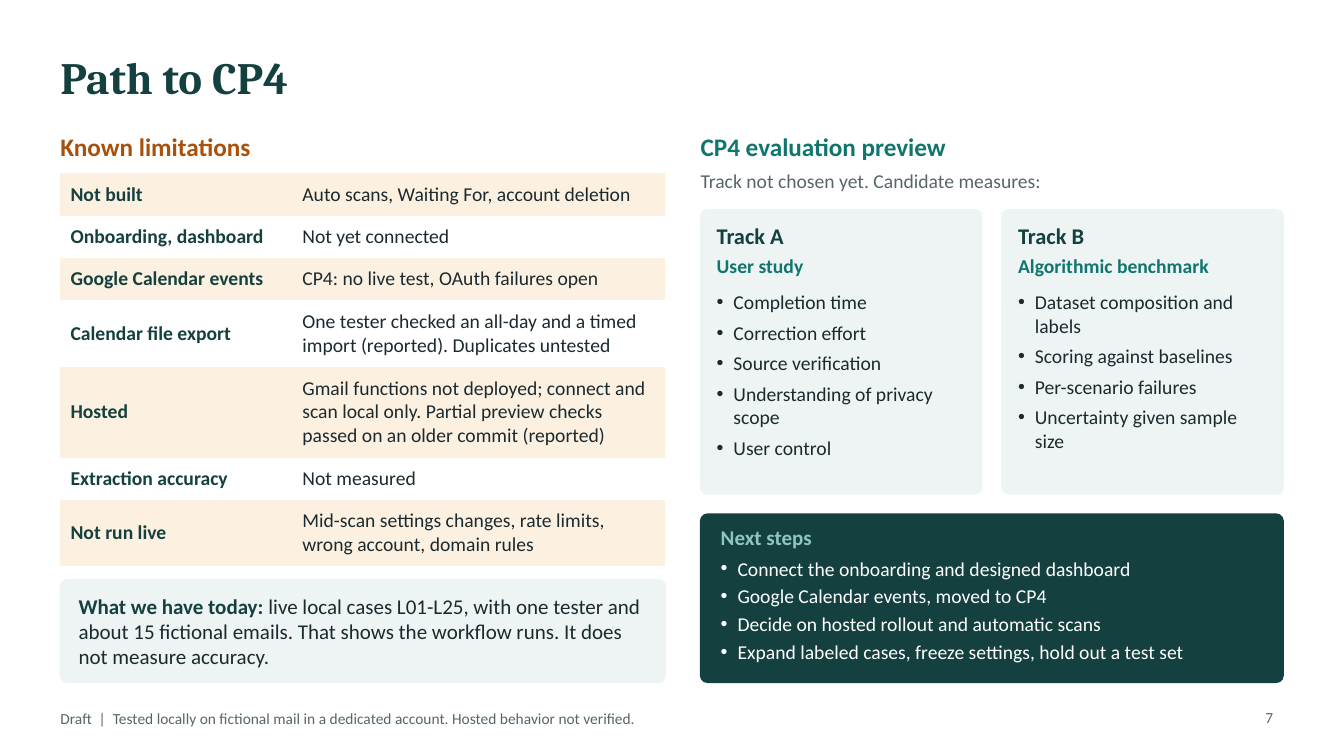
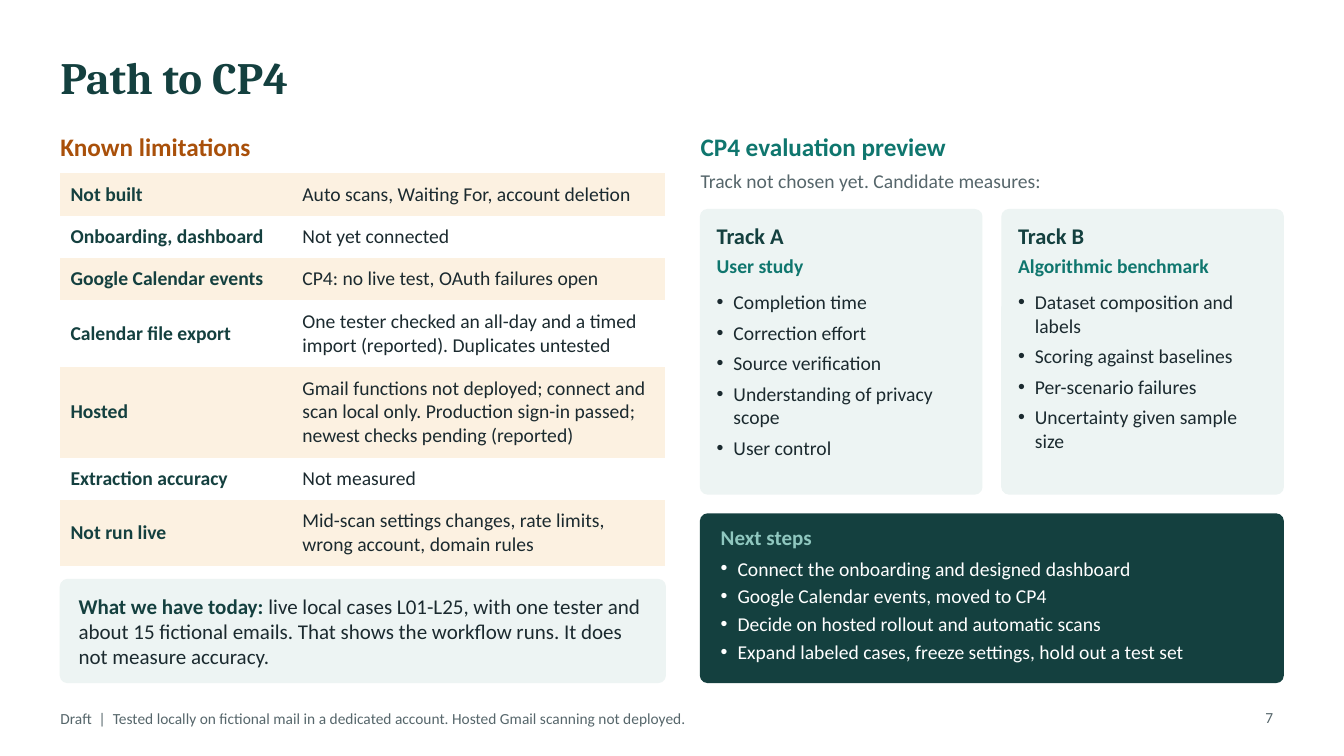
Before and after one commit to saniashah012/InboxToTask, a slide deck: slide 7 of Checkpoint 3/docs/InboxToTask-CP3-presentation-draft.pptx. Drawn at 1344x756 pixels with LibreOffice and Linux fonts; fonts in the diff are those of the drawing. Boxes give left, top, right and bottom in pixels: in the first picture for what was removed or moved away, otherwise in the second. Text is boxed around its words. In the diff, an @@ line names an element or a change of style, - is before the commit and + after.

```diff
--- a/Checkpoint 3/docs/InboxToTask-CP3-presentation-draft.pptx
+++ b/Checkpoint 3/docs/InboxToTask-CP3-presentation-draft.pptx
@@ table at box(60, 173, 665, 559) @@
-row 5, column 2: Gmail functions not deployed; connect and scan local only. Partial preview checks passed on an older commit (reported)
+row 5, column 2: Gmail functions not deployed; connect and scan local only. Production sign-in passed; newest checks pending (reported)
@@ text at box(60, 713, 685, 727): text changed @@
-Draft | Tested locally on fictional mail in a dedicated account. Hosted behavior not verified.
+Draft | Tested locally on fictional mail in a dedicated account. Hosted Gmail scanning not deployed.
```
Also in this commit, not shown: 6 other slides changed, 8 other files.
